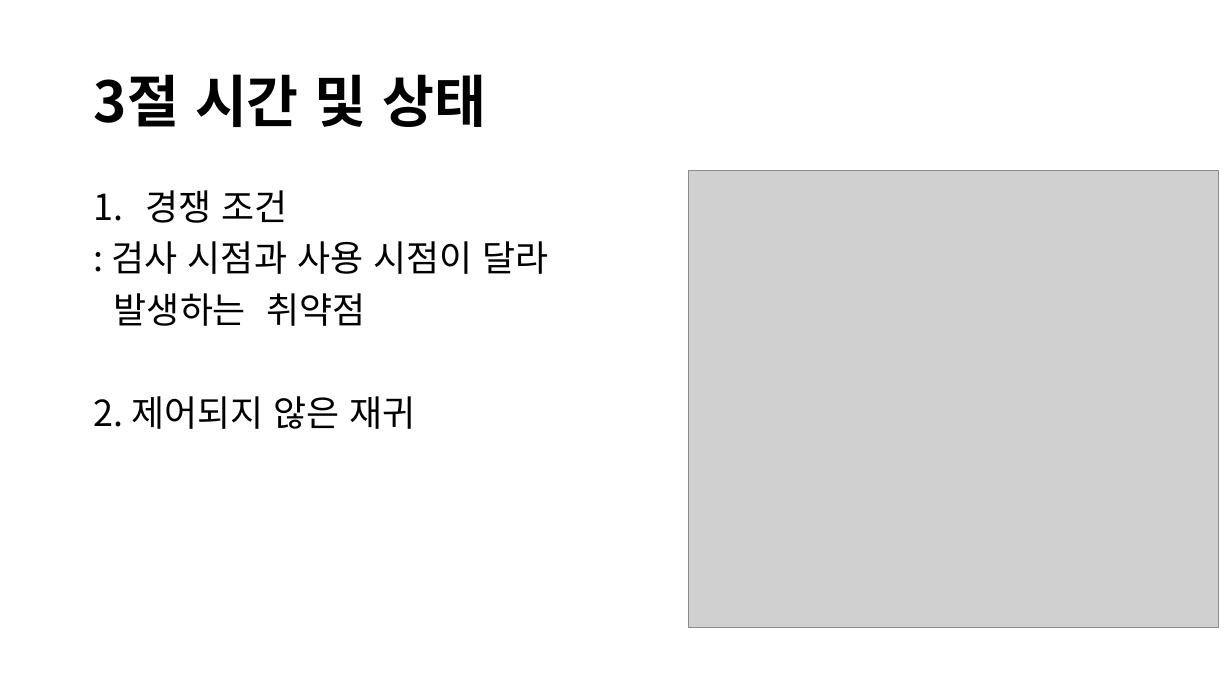
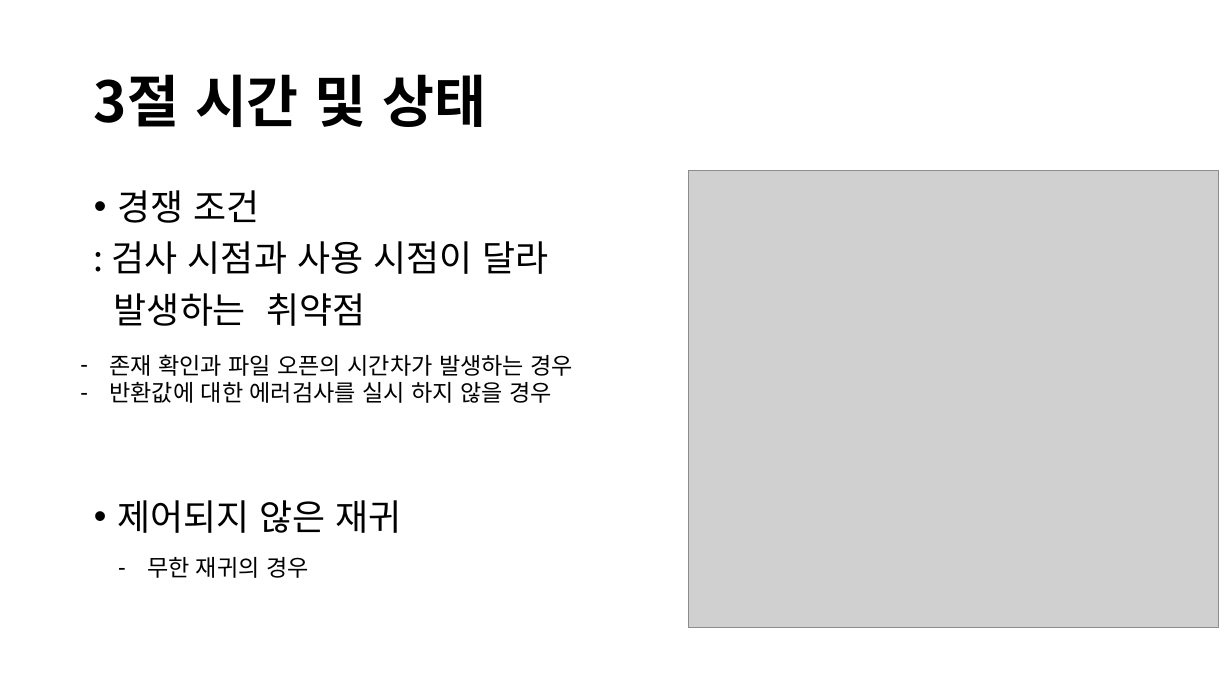
Before and after one commit to Klaxon9718/YUHAN_-security, a slide deck: slide 6 of 발표자료/Secure Coding 발표자료.pptx. Drawn at 1232x693 pixels with LibreOffice and Linux fonts; fonts in the diff are those of the drawing; grey boxes stand for pictures. Boxes give left, top, right and bottom in pixels: in the first picture for what was removed or moved away, otherwise in the second. Text is boxed around its words. In the diff, an @@ line names an element or a change of style, - is before the commit and + after.

```diff
--- a/발표자료/Secure Coding 발표자료.pptx
+++ b/발표자료/Secure Coding 발표자료.pptx
@@ text at (x1=117, y1=190, x2=259, y2=223): bullet 1. to • @@
@@ text added at (x1=109, y1=354, x2=574, y2=403), 18 pt, text #000000 @@
+– 존재 확인과 파일 오픈의 시간차가 발생하는 경우
+– 반환값에 대한 에러검사를 실시 하지 않을 경우
@@ text at (x1=117, y1=500, x2=401, y2=533): text changed @@
-2. 제어되지 않은 재귀
+• 제어되지 않은 재귀
@@ text added at (x1=147, y1=557, x2=309, y2=578), 18 pt, text #000000 @@
+– 무한 재귀의 경우
```
Also in this commit, not shown: 4 other slides changed, 2 slides added, 1 other file.
